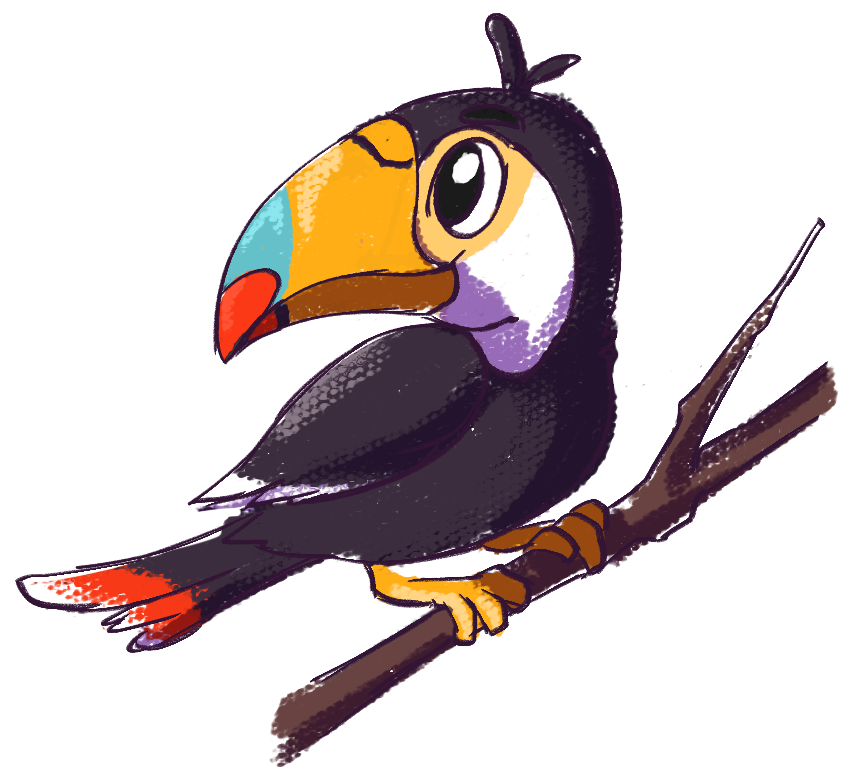
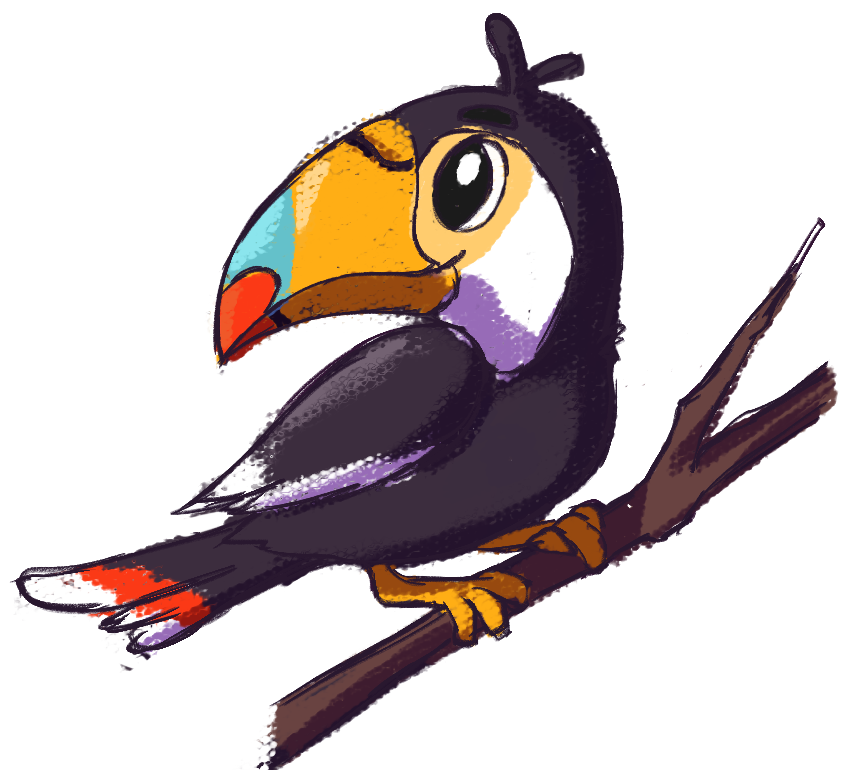
Layers edited between the first and the second w=845, h=770 image:
showed "Group 3" over (15, 13, 837, 763)
showed "Group 2" over (9, 13, 835, 770)
